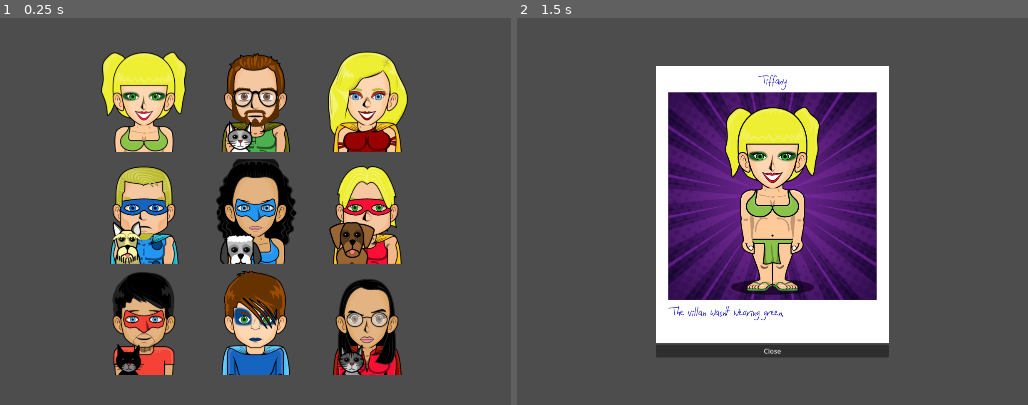
Above: before the commit, frames 1-2 (left to right).
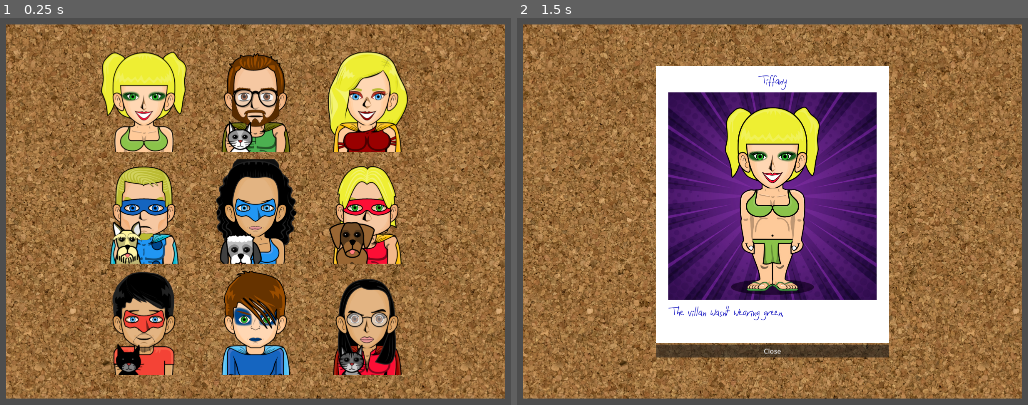
Above: after the commit, the same moments.

Repository: grapejamgames/a_hero_stole_my_wallet
Game: Godot game, scene res://main.tscn
Two runs of this game, one before a commit and one after it. Both use one fixed random seed, a clock stepped at 60 frames per second and the inputs below.
Inputs (mouse positions are in pixels of both pictures, inside the frame that each line leads up to):
- Up to frame 1 (0.25 s): no input
- Up to frame 2 (1.5 s): tap Enter at 0.5 s; move the mouse to (660, 99) at 0.52 s; click (660, 99) at 0.67 s; tap Space at 1.25 s; move the mouse to (614, 234) at 1.27 s; click (614, 234) at 1.42 s

The runs differ from the first frame. In frame 1, 68% of the frame differs, in the area x 1-99%, y 1-99%; in frame 2, 62%.

Commit message:
Corkboard

Diff:
--- a/a_hero_stole_my_wallet/UI/Scenes/GamePlay.tscn
+++ b/a_hero_stole_my_wallet/UI/Scenes/GamePlay.tscn
@@ -1,17 +1,18 @@
-[gd_scene load_steps=16 format=3 uid="uid://d2lifsdnf528a"]
+[gd_scene load_steps=17 format=3 uid="uid://d2lifsdnf528a"]
 
-[ext_resource type="Script" uid="uid://3qd81cpsdfnu" path="res://UI/Scripts/game_play.gd" id="1_82qy8"]
-[ext_resource type="PackedScene" uid="uid://cauvtfrainhwp" path="res://UI/Scenes/hero_headshot.tscn" id="1_wqapa"]
-[ext_resource type="Resource" uid="uid://c2mulx2tsjpuw" path="res://UI/HeroDescriptions/bear_description.tres" id="2_i2hf2"]
-[ext_resource type="Resource" uid="uid://cl5y6q110wdfb" path="res://UI/HeroDescriptions/tiffany_description.tres" id="3_82qy8"]
-[ext_resource type="Resource" uid="uid://p7s5v6sc41i8" path="res://UI/HeroDescriptions/margot_description.tres" id="3_i2hf2"]
-[ext_resource type="Resource" uid="uid://bs31333sgff6o" path="res://UI/HeroDescriptions/brittney_description.tres" id="4_0wac4"]
-[ext_resource type="Resource" uid="uid://blrdyq7vwxuuy" path="res://UI/HeroDescriptions/chad_description.tres" id="5_0mu5b"]
-[ext_resource type="Resource" uid="uid://b28mh2waa3e2s" path="res://UI/HeroDescriptions/owen_description.tres" id="7_ail8s"]
-[ext_resource type="Resource" uid="uid://ct45urkxa8vkx" path="res://UI/HeroDescriptions/philip_description.tres" id="8_82qy8"]
-[ext_resource type="Resource" uid="uid://lu61g6poi1c6" path="res://UI/HeroDescriptions/simon_description.tres" id="9_vbmjt"]
-[ext_resource type="Resource" uid="uid://do0usik5lxpmn" path="res://UI/HeroDescriptions/sophia_description.tres" id="10_axlnd"]
-[ext_resource type="PackedScene" uid="uid://dyqyg2x0ob4ks" path="res://UI/Scenes/examine_polaroid.tscn" id="11_ail8s"]
+[ext_resource type="Script" uid="uid://3qd81cpsdfnu" path="res://Scripts/game_play.gd" id="1_82qy8"]
+[ext_resource type="PackedScene" uid="uid://cauvtfrainhwp" path="res://Scenes/hero_headshot.tscn" id="1_wqapa"]
+[ext_resource type="Resource" uid="uid://c2mulx2tsjpuw" path="res://HeroDescriptions/bear_description.tres" id="2_i2hf2"]
+[ext_resource type="PackedScene" uid="uid://c5pjhgm5hqma6" path="res://Scenes/test_corkboard.tscn" id="2_vbmjt"]
+[ext_resource type="Resource" uid="uid://cl5y6q110wdfb" path="res://HeroDescriptions/tiffany_description.tres" id="3_82qy8"]
+[ext_resource type="Resource" uid="uid://p7s5v6sc41i8" path="res://HeroDescriptions/margot_description.tres" id="3_i2hf2"]
+[ext_resource type="Resource" uid="uid://bs31333sgff6o" path="res://HeroDescriptions/brittney_description.tres" id="4_0wac4"]
+[ext_resource type="Resource" uid="uid://blrdyq7vwxuuy" path="res://HeroDescriptions/chad_description.tres" id="5_0mu5b"]
+[ext_resource type="Resource" uid="uid://b28mh2waa3e2s" path="res://HeroDescriptions/owen_description.tres" id="7_ail8s"]
+[ext_resource type="Resource" uid="uid://ct45urkxa8vkx" path="res://HeroDescriptions/philip_description.tres" id="8_82qy8"]
+[ext_resource type="Resource" uid="uid://lu61g6poi1c6" path="res://HeroDescriptions/simon_description.tres" id="9_vbmjt"]
+[ext_resource type="Resource" uid="uid://do0usik5lxpmn" path="res://HeroDescriptions/sophia_description.tres" id="10_axlnd"]
+[ext_resource type="PackedScene" uid="uid://dyqyg2x0ob4ks" path="res://Scenes/examine_polaroid.tscn" id="11_ail8s"]
 
 [sub_resource type="StyleBoxEmpty" id="StyleBoxEmpty_82qy8"]
 
@@ -29,6 +30,13 @@
 size_flags_horizontal = 3
 size_flags_vertical = 3
 script = ExtResource("1_82qy8")
+
+[node name="Panel" parent="." instance=ExtResource("2_vbmjt")]
+layout_mode = 0
+offset_left = 360.0
+offset_top = 90.0
+offset_right = 1560.0
+offset_bottom = 990.0
 
 [node name="CenterContainer" type="CenterContainer" parent="."]
 layout_mode = 1
@@ -128,6 +136,7 @@
 hero_description = ExtResource("10_axlnd")
 
 [node name="CenterContainer2" type="CenterContainer" parent="."]
+visible = false
 layout_mode = 1
 anchors_preset = 15
 anchor_right = 1.0
--- /dev/null
+++ b/a_hero_stole_my_wallet/UI/Scenes/test_corkboard.tscn
@@ -0,0 +1,20 @@
+[gd_scene load_steps=2 format=3 uid="uid://c5pjhgm5hqma6"]
+
+[ext_resource type="Texture2D" uid="uid://c62ps56pjggts" path="res://Art/Materials/Cork_rgtmrnp0_1K_BaseColor.jpg" id="1_4kdgt"]
+
+[node name="Panel" type="Panel"]
+clip_contents = true
+custom_minimum_size = Vector2(1200, 900)
+offset_right = 40.0
+offset_bottom = 40.0
+
+[node name="TextureRect" type="TextureRect" parent="."]
+layout_mode = 1
+anchors_preset = 15
+anchor_right = 1.0
+anchor_bottom = 1.0
+grow_horizontal = 2
+grow_vertical = 2
+texture = ExtResource("1_4kdgt")
+expand_mode = 2
+stretch_mode = 1
Binary file added: a_hero_stole_my_wallet/UI/Art/Materials/Cork_rgtmrnp0_1K_BaseColor.jpg
Not shown, added: a_hero_stole_my_wallet/UI/Art/Materials/Cork_rgtmrnp0_1K_BaseColor.jpg.import
